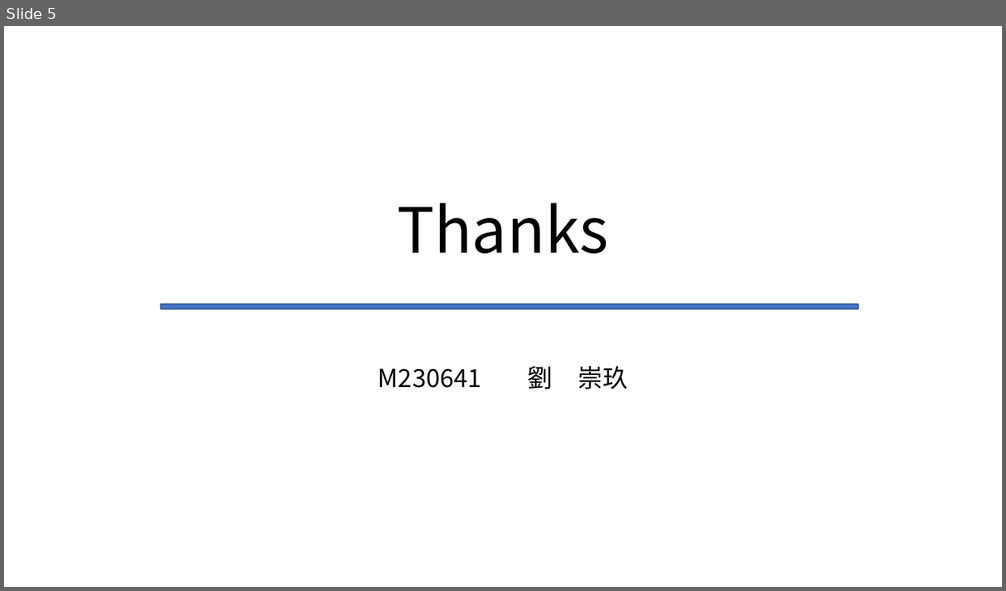
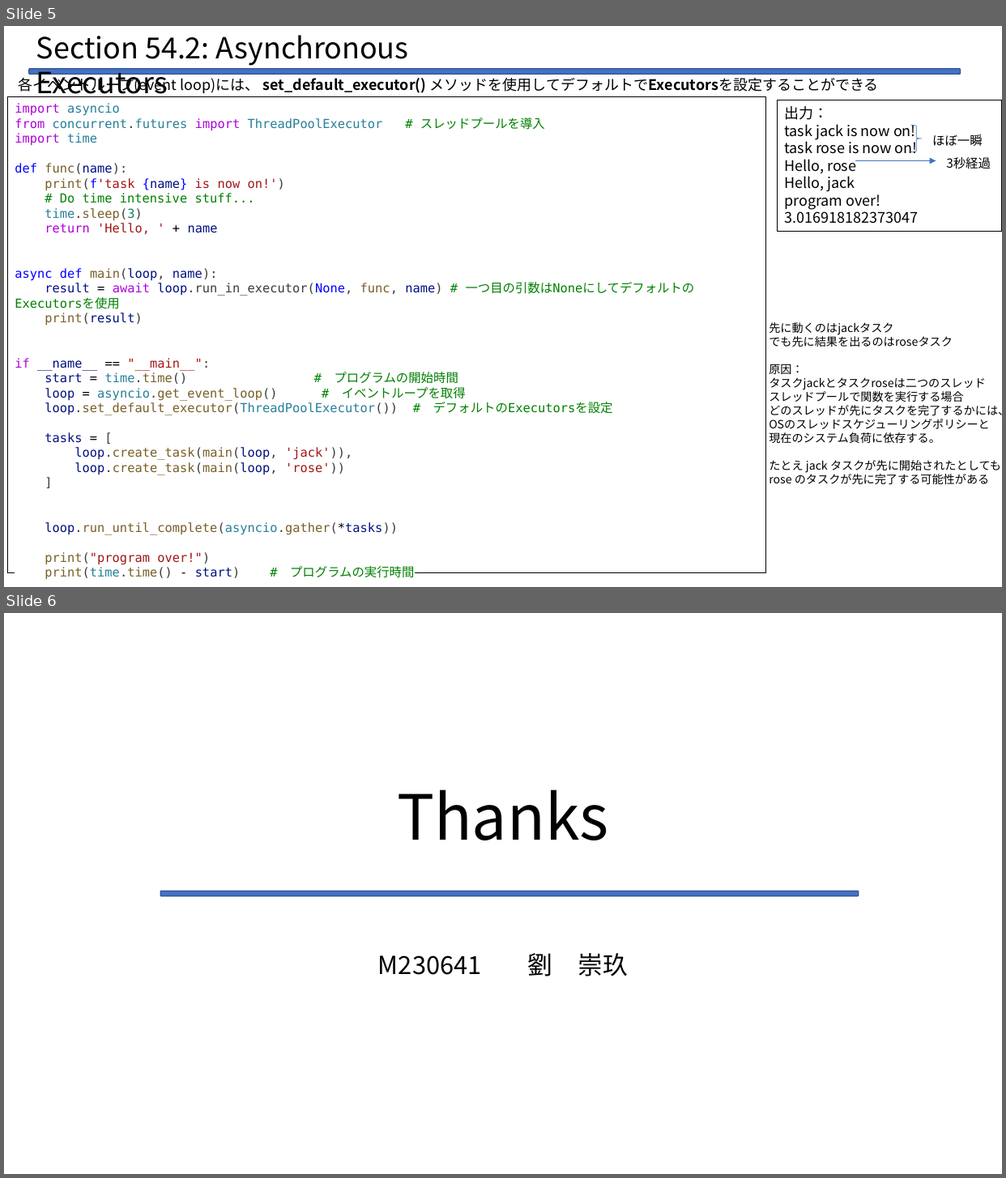
Before and after one commit to Legolas9999/zemi, a slide deck: lcj_zemi_python.pptx. Shown one above the other, each under a label of ours: slide 5 before the commit, slides 5 and 6 after it. The pictures are 1006x591 and 1006x1178 pixels, drawn with LibreOffice and Linux fonts; fonts in the diff are those of the drawing. Boxes give left, top, right and bottom in pixels: in the first picture for what was removed or moved away, otherwise in the second. Text is boxed around its words. In the diff, an @@ line names an element or a change of style, - is before the commit and + after.

```diff
--- a/lcj_zemi_python.pptx
+++ b/lcj_zemi_python.pptx
@@ slide 5 added at (x1=4, y1=26, x2=1002, y2=587), background #FFFFFF @@
@@ text added at (x1=36, y1=35, x2=409, y2=97), 28 pt, text #000000 @@
+Section 54.2: Asynchronous Executors
@@ rounded rectangle added at (x1=28, y1=69, x2=960, y2=74), fill #4472C4, outline #325491 1 pt @@
@@ rectangle added at (x1=8, y1=97, x2=766, y2=574), outline #000000 0.75 pt, 12 pt, text #795E26 @@
+import asyncio
+from concurrent.futures import ThreadPoolExecutor # スレッドプールを導入
+import time
+def func(name):
+print(f'task {name} is now on!')
+# Do time intensive stuff...
+time.sleep(3)
+return 'Hello, ' + name
+async def main(loop, name):
+result = await loop.run_in_executor(None, func, name) # 一つ目の引数はNoneにしてデフォルトのExecutorsを使用
+print(result)
+if __name__ == "__main__":
+start = time.time() # プログラムの開始時間
+loop = asyncio.get_event_loop() # イベントループを取得
+loop.set_default_executor(ThreadPoolExecutor()) # デフォルトのExecutorsを設定
+tasks = [
+loop.create_task(main(loop, 'jack')),
+loop.create_task(main(loop, 'rose'))
+]
+loop.run_until_complete(asyncio.gather(*tasks))
+print("program over!")
+print(time.time() - start) # プログラムの実行時間
@@ text added at (x1=18, y1=75, x2=879, y2=94), 14 pt, text #000000 @@
+各イベントループ(event loop)には、 set_default_executor() メソッドを使用してデフォルトでExecutorsを設定することができる
@@ group added at (x1=778, y1=101, x2=1002, y2=232): 2 texts, 1 rectangle, 1 right brace, 1 arrow @@
+出力：
+task jack is now on!
+task rose is now on!
+Hello, rose
+Hello, jack
+program over!
+3.016918182373047
+ほぼ一瞬
+3秒経過
@@ text added at (x1=769, y1=322, x2=1002, y2=484), 11 pt, text #000000 @@
+先に動くのはjackタスク
+でも先に結果を出るのはroseタスク
+原因：
+タスクjackとタスクroseは二つのスレッド
+スレッドプールで関数を実行する場合
+どのスレッドが先にタスクを完了するかには、
+OSのスレッドスケジューリングポリシーと
+現在のシステム負荷に依存する。
+たとえ jack タスクが先に開始されたとしても
+rose のタスクが先に完了する可能性がある
@@ what was slide 5 is now slide 6 @@
```
Also in this commit, not shown: 1 other file.
